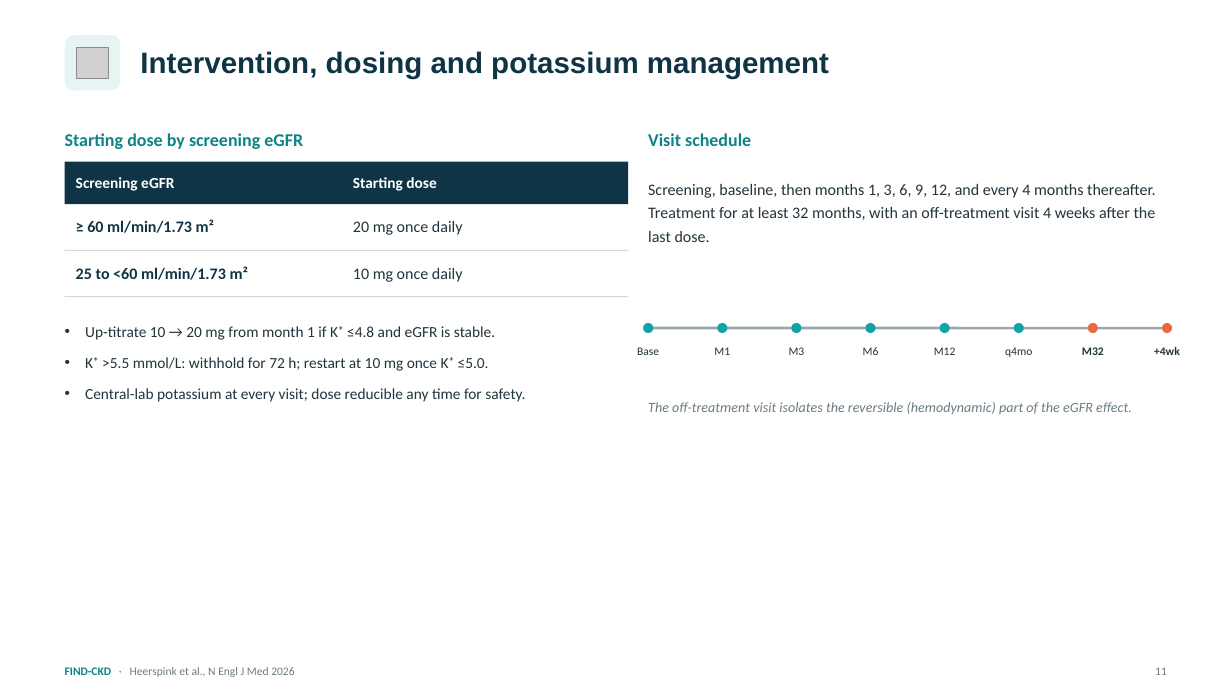
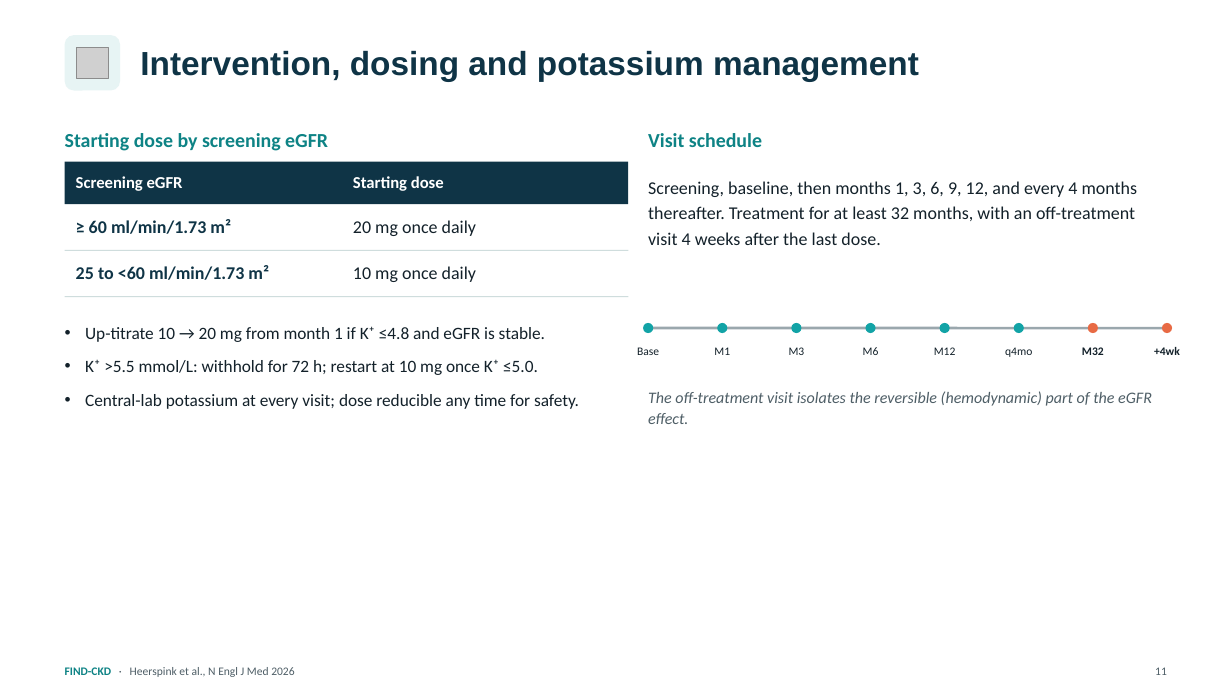
Before and after one commit to azbargarawan-sudo/clickwriting-landing, a slide deck: slide 11 of FIND-CKD.pptx. Drawn at 1232x693 pixels with LibreOffice and Linux fonts; fonts in the diff are those of the drawing; grey boxes stand for pictures. Boxes give left, top, right and bottom in pixels: in the first picture for what was removed or moved away, otherwise in the second. Text is boxed around its words. In the diff, an @@ line names an element or a change of style, - is before the commit and + after.

```diff
--- a/FIND-CKD.pptx
+++ b/FIND-CKD.pptx
@@ text "Intervention, dosing and potassium management" at (140,50,919,81): size 23 to 26 pt @@
@@ text "Starting dose by screening eGFR" at (65,133,328,151): size 14 to 15.5 pt @@
@@ text "Visit schedule" at (648,133,762,147): size 14 to 15.5 pt @@
@@ text "Screening eGFR" at (76,176,183,191): size 12 to 13 pt @@
@@ text "Starting dose" at (353,176,444,191): size 12 to 13 pt @@
@@ size 12.5 to 14 pt, text colour #22343C to #13212A in 3 elements at (353,220,476,236), (353,266,476,282), (648,181,1138,245) @@
@@ text "≥ 60 ml/min/1.73 m²" at (89,219,231,234): size 12.5 to 14 pt @@
@@ text "25 to <60 ml/min/1.73 m²" at (76,265,269,280): size 12.5 to 14 pt @@
@@ text "Up-titrate 10 → 20 mg ..." at (85,326,579,409): size 12 to 13.5 pt, text colour #22343C to #13212A @@
@@ text colour #22343C to #13212A in 8 elements at (637,347,659,355), (714,347,730,355), (789,347,805,355), (863,347,879,355), (934,347,956,355), (1005,347,1032,357), (1082,347,1104,355), (1154,347,1180,355) @@
@@ text "The off-treatment visit isolates the ..." at (648,391,1152,424): size 11 to 12.5 pt, text colour #6C7C84 to #4E5E66 @@
@@ text "FIND-CKD · Heerspink et al., ..." at (65,667,294,677): text colour #6C7C84 to #4E5E66 in "· Heerspink et al., N Engl J ..." @@
@@ text "11" at (1155,667,1167,675): text colour #6C7C84 to #4E5E66 @@
```
Also in this commit, not shown: 28 other slides changed.
